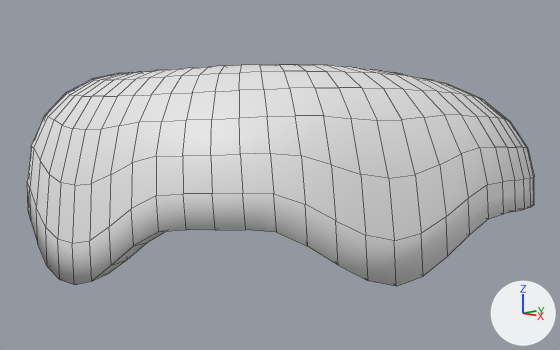
The Blender file objects/donut/donut.blend, before and after one commit.
The view is the same before and after, from a 50 mm camera at (1.515, -1.471, 0.412) aimed at (-0.028, 0.044, 0.079). Arrows for +X, +Y and +Z are at lower right; the lights stay in place. Mesh edges are drawn as thin lines. The same objects are shown in both versions, whatever each file hides.

Names of what the first picture shows: 'Icing'.
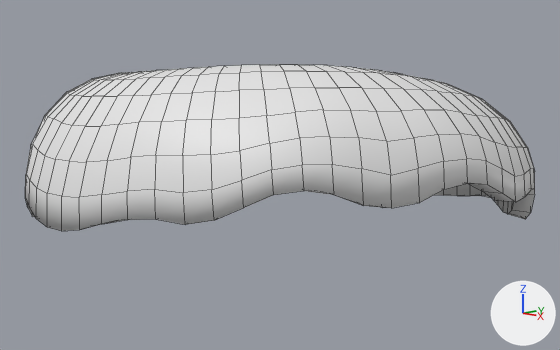
The change, as JSON lines over the scene's bpy script:
```json
{"block": "me_torus_003", "where": "# used by ob_icing; location = (0.0, 0.0, 0.0)"}
{"op": "remove", "block": "me_torus_003", "code": "me_torus_003.from_pydata(...)  # 1664 vertices, 1664 faces; spans x -0.724..0.638, y -0.605..0.696, z -0.107..0.391"}
{"op": "add", "block": "me_torus_003", "code": "me_torus_003.from_pydata(...)  # 1664 vertices, 1664 faces; spans x -0.724..0.634, y -0.612..0.696, z -0.078..0.391"}
{"block": "me_torus_003", "change": "me_torus_003 part 1: 235 of 1664 vertices moved; they spanned x -0.452..0.638, y -0.605..0.673, z -0.107..0.302 and now span x -0.453..0.634, y -0.612..0.672, z -0.041..0.306; mean shift (-0.006, -0.002, 0.041); largest move (0.571, -0.206, -0.061) -> (0.559, -0.212, 0.103)"}
```

Boxes [x1, y1, x2, y2] around the edits, measured in the pictures (560 x 350 px; the box of a moved part takes in the faces that stretch with it):
```json
{"object": "Icing", "change": "reshaped", "before": [27, 65, 534, 286], "after": [25, 65, 535, 231], "on screen": "25% shorter"}
{"part": 1, "of": "me_torus_003", "change": "moved or reshaped", "before": [27, 88, 534, 286], "after": [25, 88, 535, 231]}
```
